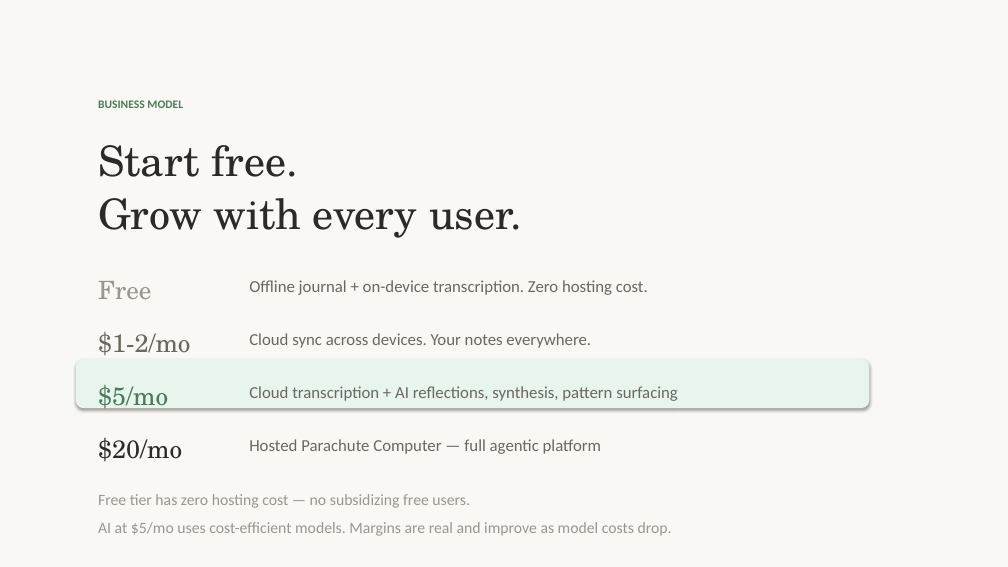
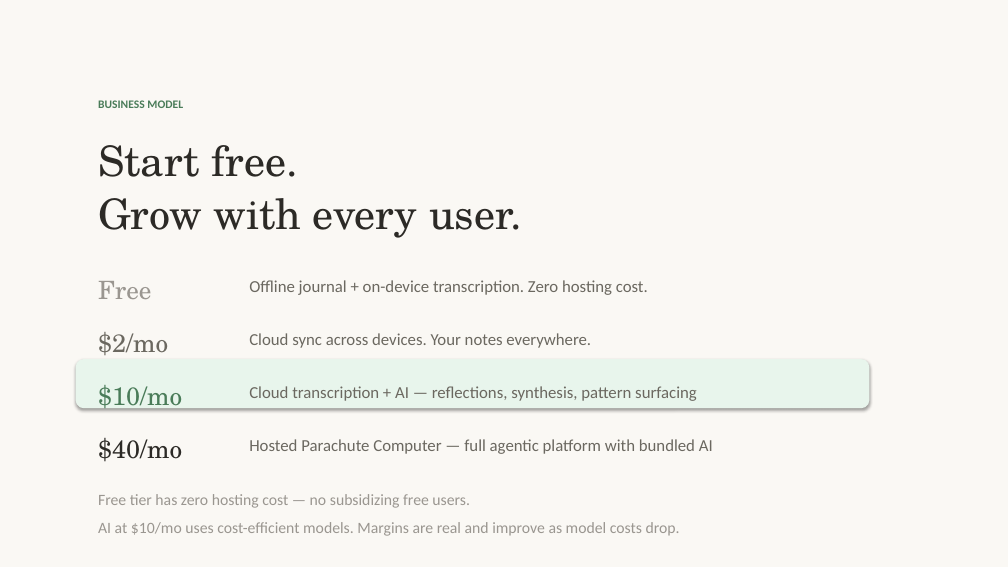
Before and after one commit to OpenParachutePBC/parachute-computer, a slide deck: slide 8 of nvc-pitch-deck.pptx. Drawn at 1008x567 pixels with LibreOffice and Linux fonts; fonts in the diff are those of the drawing. Boxes give left, top, right and bottom in pixels: in the first picture for what was removed or moved away, otherwise in the second. Text is boxed around its words. In the diff, an @@ line names an element or a change of style, - is before the commit and + after.

```diff
--- a/nvc-pitch-deck.pptx
+++ b/nvc-pitch-deck.pptx
@@ text at (x1=98, y1=332, x2=168, y2=355): text changed @@
-$1-2/mo
+$2/mo
@@ text at (x1=98, y1=385, x2=182, y2=411): text changed @@
-$5/mo
+$10/mo
@@ text at (x1=249, y1=386, x2=697, y2=401): text changed @@
-Cloud transcription + AI reflections, synthesis, pattern surfacing
+Cloud transcription + AI — reflections, synthesis, pattern surfacing
@@ text at (x1=98, y1=438, x2=182, y2=461): text changed @@
-$20/mo
+$40/mo
@@ text at (x1=249, y1=439, x2=713, y2=454): text changed @@
-Hosted Parachute Computer — full agentic platform
+Hosted Parachute Computer — full agentic platform with bundled AI
@@ text at (x1=98, y1=494, x2=680, y2=536): text changed @@
-Free tier has zero hosting cost — no subsidizing free users.
-AI at $5/mo uses cost-efficient models. Margins are real and improve as model costs drop.
+Free tier has zero hosting cost — no subsidizing free users.
+AI at $10/mo uses cost-efficient models. Margins are real and improve as model costs drop.
```
Also in this commit, not shown: 5 other slides changed, 4 other files.
